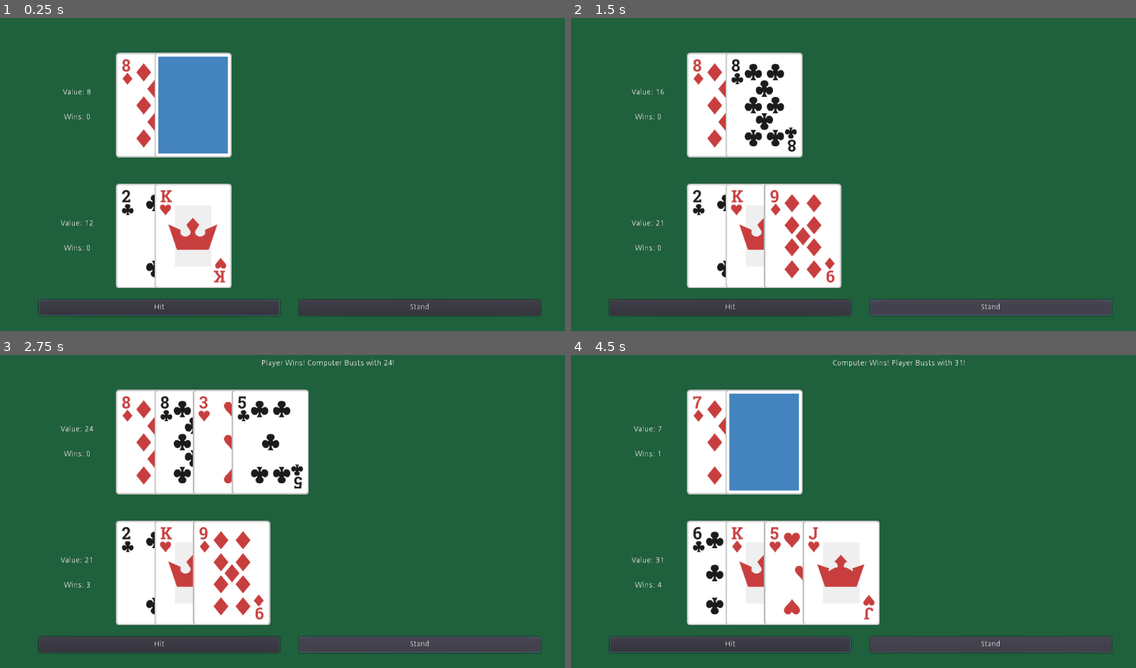
Above: before the commit, frames 1-4 (two rows, left to right).
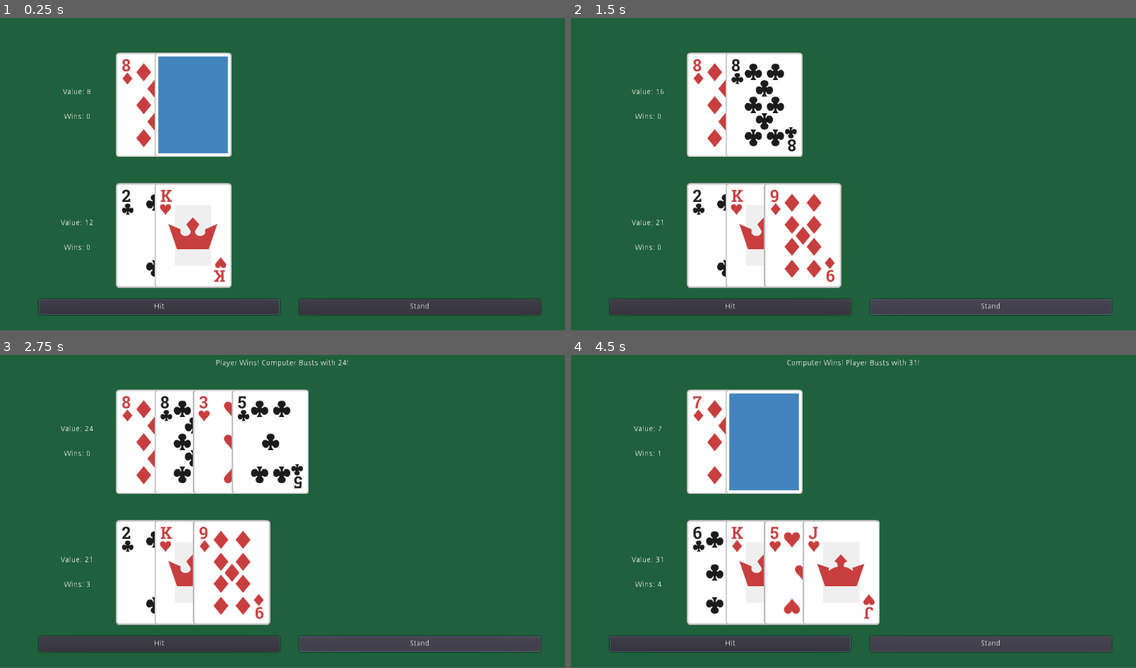
Above: after the commit, the same moments.

Repository: Jonathan-Talvacchio/blackjack
Game: Godot game, scene res://blackjack/Blackjack.tscn
Same seed, same stepped clock (60 frames per second), same inputs: the game is played once before the commit and once after it.
Inputs:
- Up to frame 1 (0.25 s): no input
- Up to frame 2 (1.5 s): click "Hit" at 0.5 s; click "Stand" at 1.25 s
- Up to frame 3 (2.75 s): tap Enter at 2, 2.1 s; hold Up from 2.03 s (still down)
- Up to frame 4 (4.5 s): tap Space at 2.75, 4.25 s; release Up at 2.78 s; tap B at 2.85 s; tap Enter at 3.5 s; hold Up from 3.53 s (still down); tap C at 3.6 s; tap H at 4.35 s
In our replay, the window is 800x469 before the commit and 800x468 after it. These sizes can differ from the game's own. Grey fills any space a smaller window leaves; there, only what the larger window draws over its background counts as a difference.

The runs differ from the first frame. In frame 1, 1.2% of the frame differs, in the area x 6-96%, y 12-96%; in frame 2, 1.6%; in frame 3, 2.0%, in the area x 6-96%, y 1-96%; in frame 4, 1.7%.

Commit message:
tweaks to display

Diff:
--- a/blackjack/Blackjack.tscn
+++ b/blackjack/Blackjack.tscn
@@ -81,8 +81,7 @@
 valign = 1
 
 [node name="Label3" type="Label" parent="."]
-margin_left = 210.0
-margin_right = 980.0
+margin_right = 1024.0
 margin_bottom = 95.0
 align = 1
 valign = 1
--- a/project.godot
+++ b/project.godot
@@ -27,7 +27,7 @@
 
 window/dpi/allow_hidpi=true
 window/stretch/mode="2d"
-window/stretch/aspect="expand"
+window/stretch/aspect="keep"
 
 [rendering]
 
